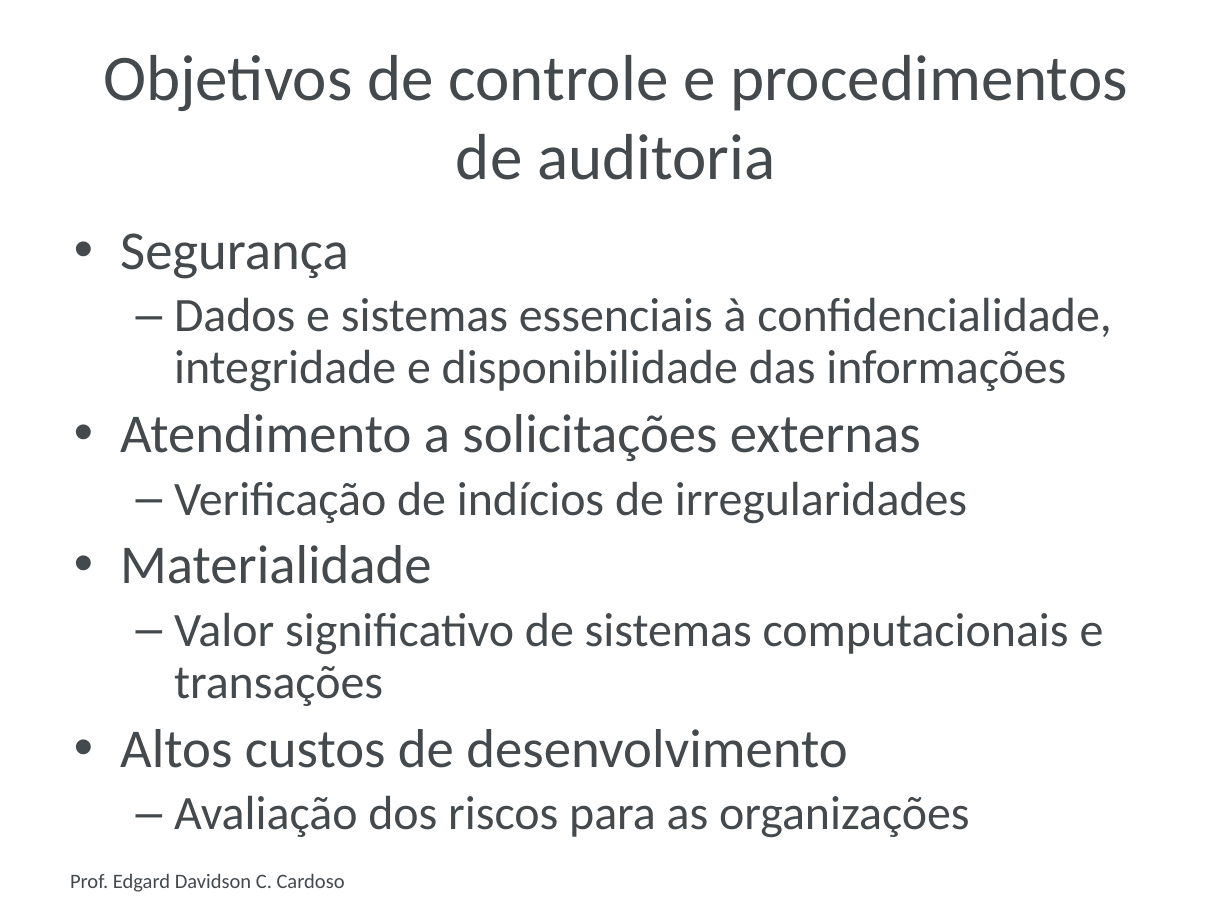
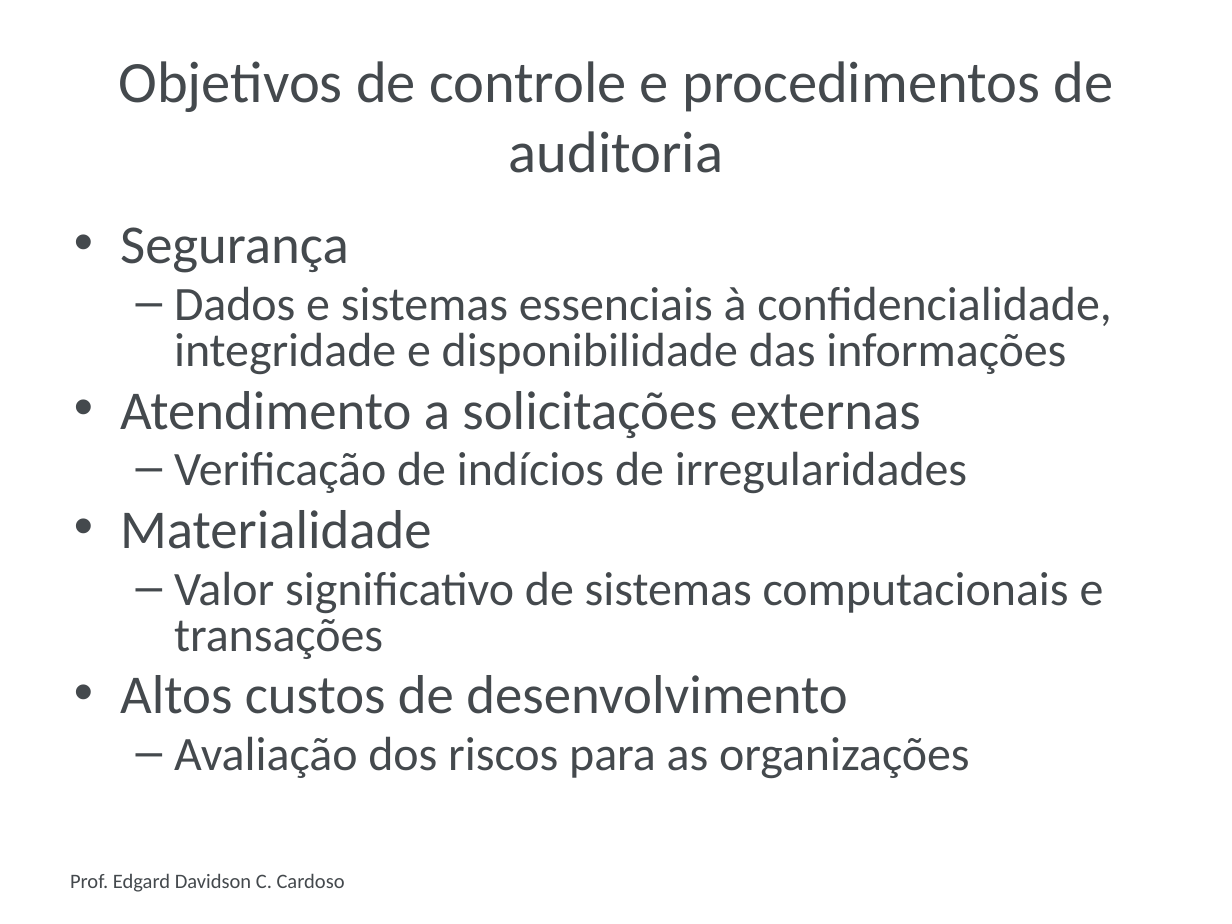
Before and after one commit to sergiobh/5periodo, a slide deck: slide 24 of Auditoria e Qualidade de Sistemas/Aula13AuditoriadeSistemasTecnicasdeAuditoria.pptx. Drawn at 1232x924 pixels with LibreOffice and Linux fonts; fonts in the diff are those of the drawing; background and template pictures are left out. Boxes give left, top, right and bottom in pixels: in the first picture for what was removed or moved away, otherwise in the second. Text is boxed around its words. In the diff, an @@ line names an element or a change of style, - is before the commit and + after.

```diff
--- a/Auditoria e Qualidade de Sistemas/Aula13AuditoriadeSistemasTecnicasdeAuditoria.pptx
+++ b/Auditoria e Qualidade de Sistemas/Aula13AuditoriadeSistemasTecnicasdeAuditoria.pptx
@@ title "Objetivos de controle e procedimentos ..." at bbox=[118, 61, 1113, 173]: size 38 to 34.2 pt @@
@@ text "Segurança" at bbox=[120, 227, 1111, 779]: line spacing 0.9 to 0.8 @@
```
Also in this commit, not shown: 3 other slides changed, 13 other files.
